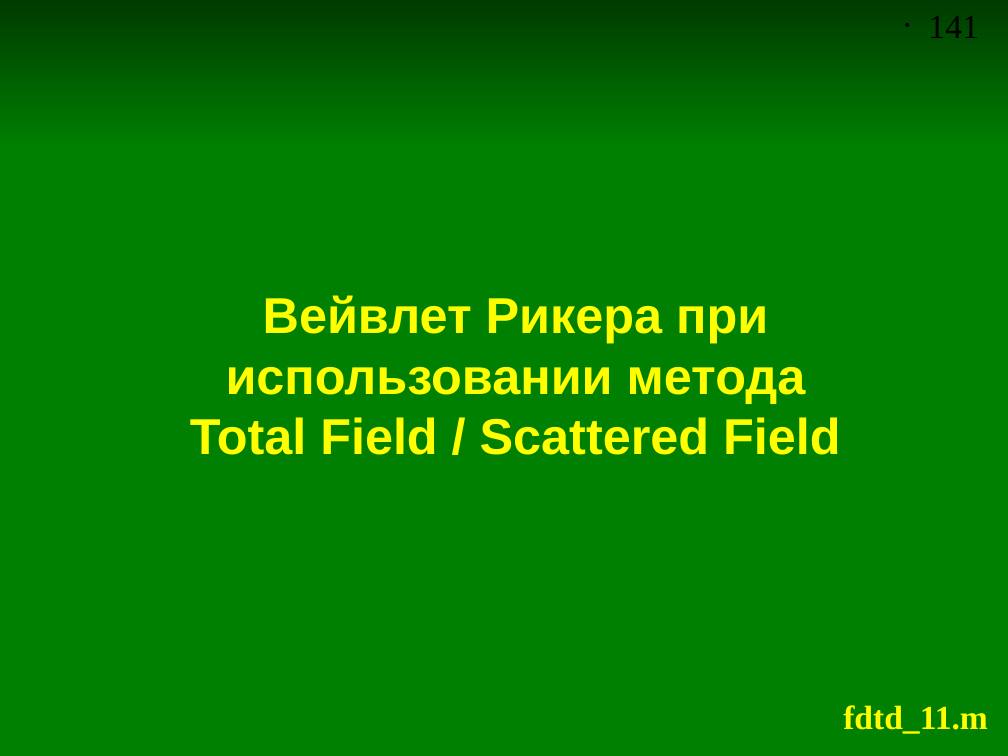
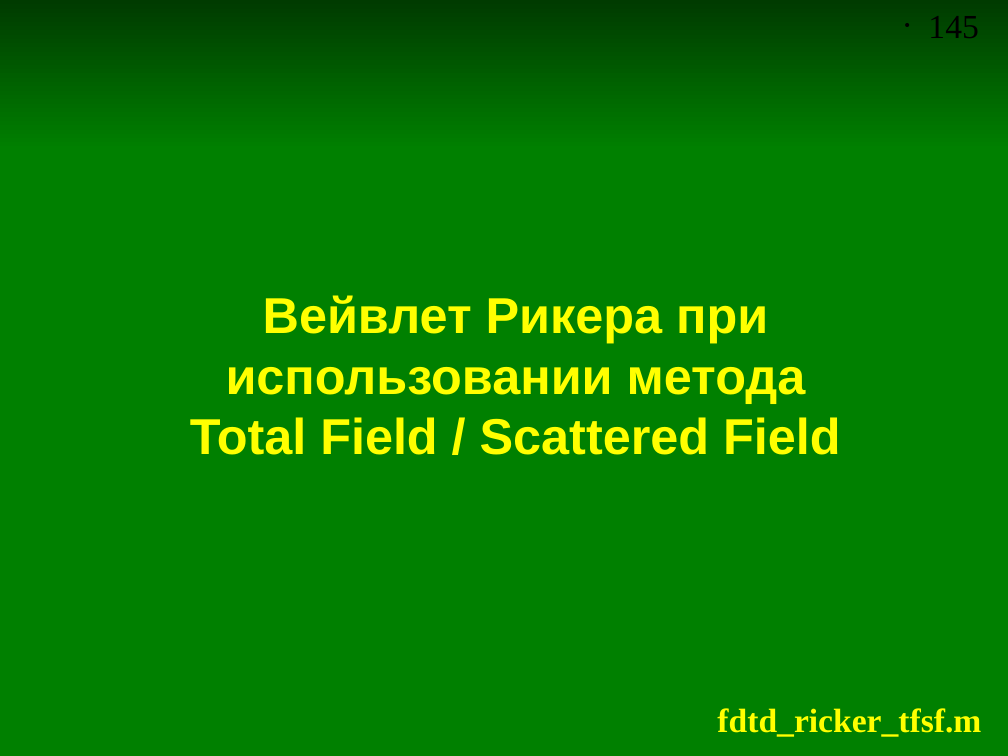
Before and after one commit to andris0147sv/modelling, a slide deck: slide 145 of presentations/2. FDTD.odp (slide 141 before the commit). Drawn at 1008x756 pixels with LibreOffice and Linux fonts; fonts in the diff are those of the drawing. Boxes give left, top, right and bottom in pixels: in the first picture for what was removed or moved away, otherwise in the second. Text is boxed around its words. In the diff, an @@ line names an element or a change of style, - is before the commit and + after.

```diff
--- a/presentations/2. FDTD.odp
+++ b/presentations/2. FDTD.odp
@@ page number at [928,16,978,38]: text changed @@
-• 141
+• 145
@@ text at [717,708,981,737]: text changed @@
-fdtd_11.m
+fdtd_ricker_tfsf.m
```
Also in this commit, not shown: 6 other slides changed, 4 slides added, 5 other files.
